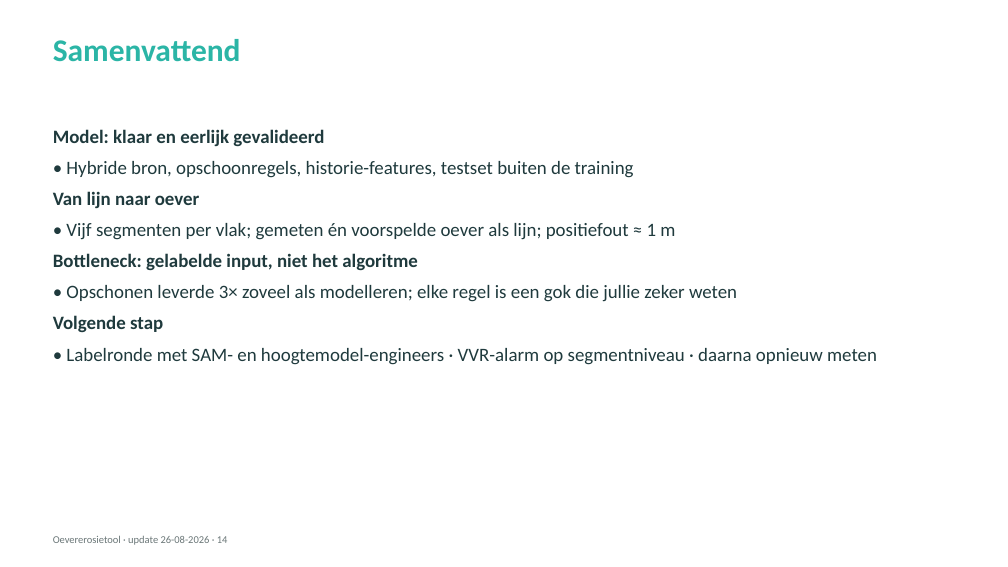
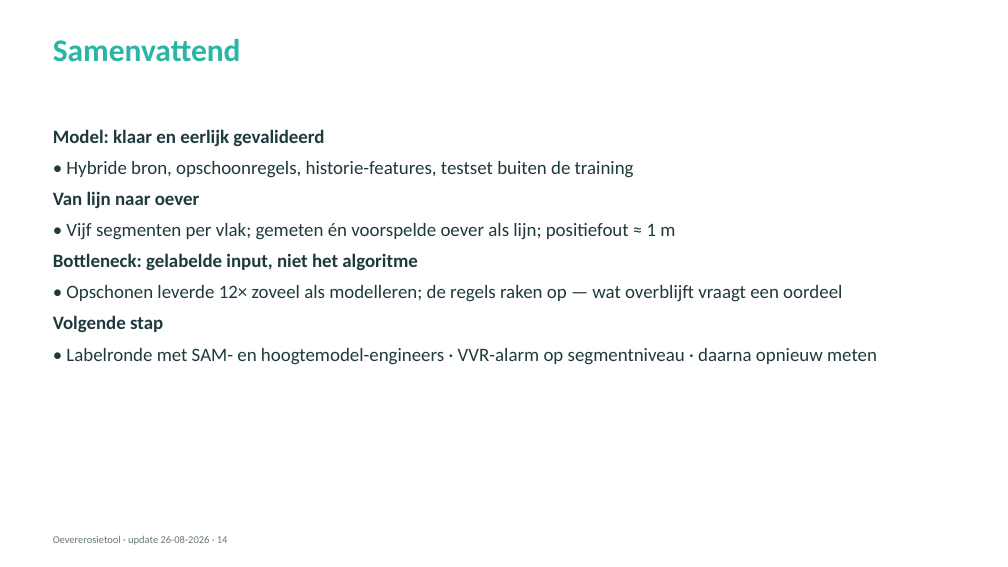
Before and after one commit to HAL24K/wocu-oevererosie, a slide deck: slide 14 of docs/presentations/20260826_update.pptx. Drawn at 1008x567 pixels with LibreOffice and Linux fonts; fonts in the diff are those of the drawing. Boxes give left, top, right and bottom in pixels: in the first picture for what was removed or moved away, otherwise in the second. Text is boxed around its words. In the diff, an @@ line names an element or a change of style, - is before the commit and + after.

```diff
--- a/docs/presentations/20260826_update.pptx
+++ b/docs/presentations/20260826_update.pptx
@@ text at <box>66,285,842,302</box>: text changed @@
-• Opschonen leverde 3× zoveel als modelleren; elke regel is een gok die jullie zeker weten
+• Opschonen leverde 12× zoveel als modelleren; de regels raken op — wat overblijft vraagt een oordeel
```
Also in this commit, not shown: 7 other slides changed, 4 slides added, 4 slides removed, 17 other files.
